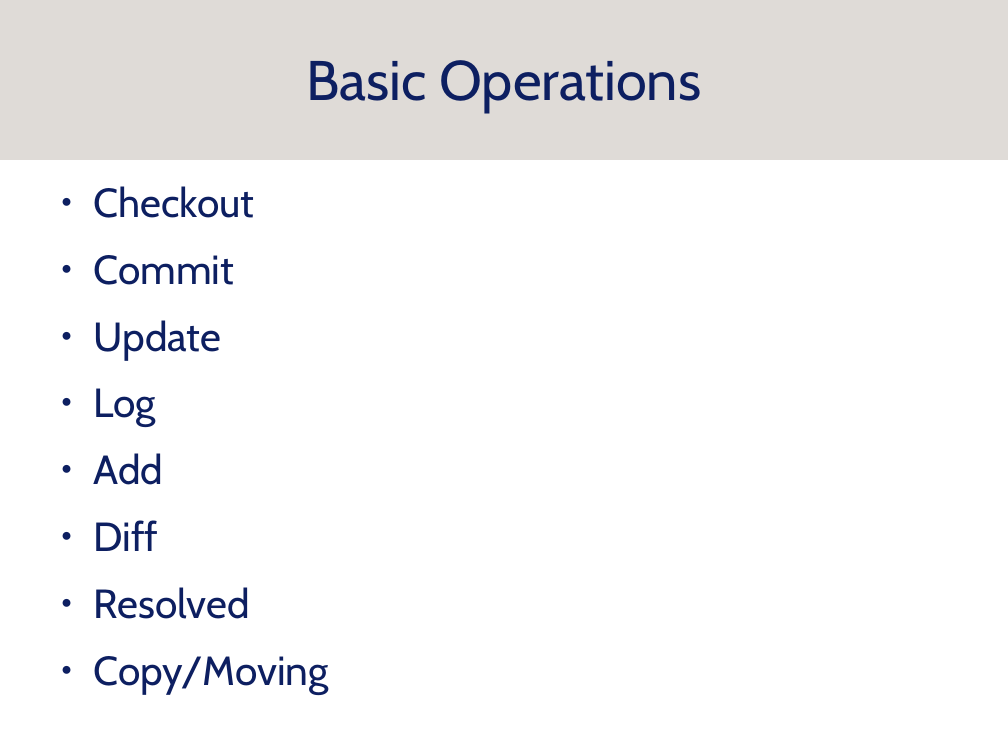
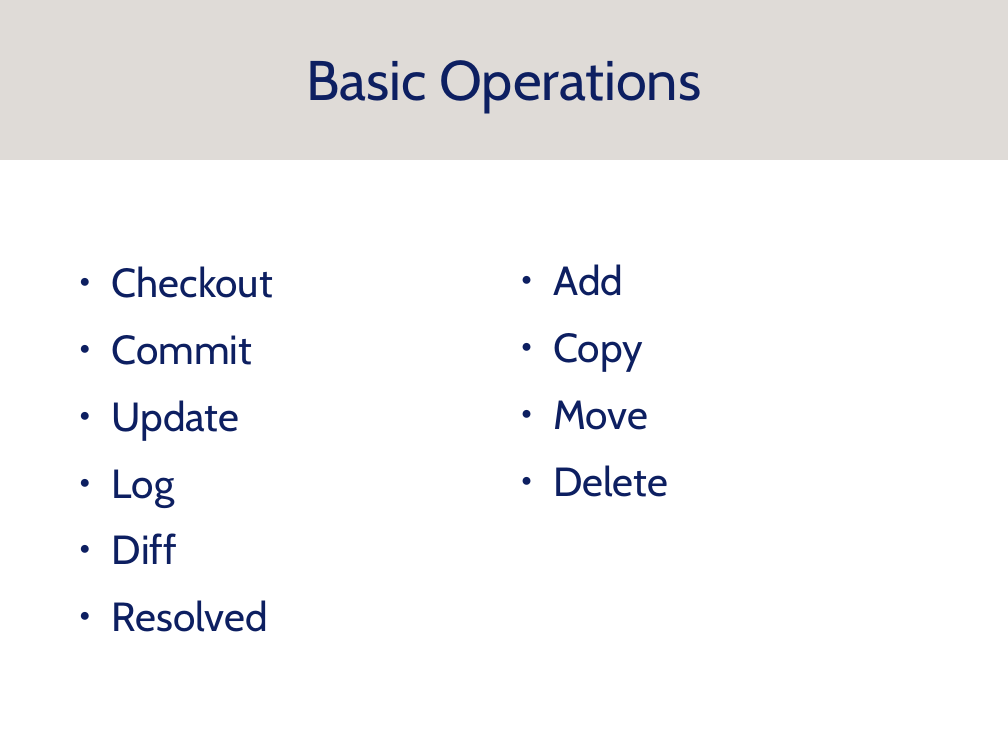
Before and after one commit to srobo/subversion-archive, a slide deck: slide 24 of presentations/subversion/svn.odp. Drawn at 1008x756 pixels with LibreOffice and Linux fonts; fonts in the diff are those of the drawing; background and template pictures are left out. Boxes give left, top, right and bottom in pixels: in the first picture for what was removed or moved away, otherwise in the second. Text is boxed around its words. In the diff, an @@ line names an element or a change of style, - is before the commit and + after.

Commit message:
subversion presentation: Fix Phil/Dave mixup and clean up "basic operations slide"

```diff
--- a/presentations/subversion/svn.odp
+++ b/presentations/subversion/svn.odp
@@ text "Checkout": place and size @@
-text "Checkout" at [94, 186, 329, 694]
+text "Checkout" at [112, 266, 273, 632]
@@ text added at [553, 264, 668, 497], 32 pt, text #0D1F61 @@
+● Add
+● Copy
+● Move
+● Delete
@@ text at [94, 453, 164, 485]: paragraph removed @@
-● Add
@@ text at [94, 656, 329, 694]: paragraph removed @@
-● Copy/Moving
```
Also in this commit, not shown: 2 other slides changed.
